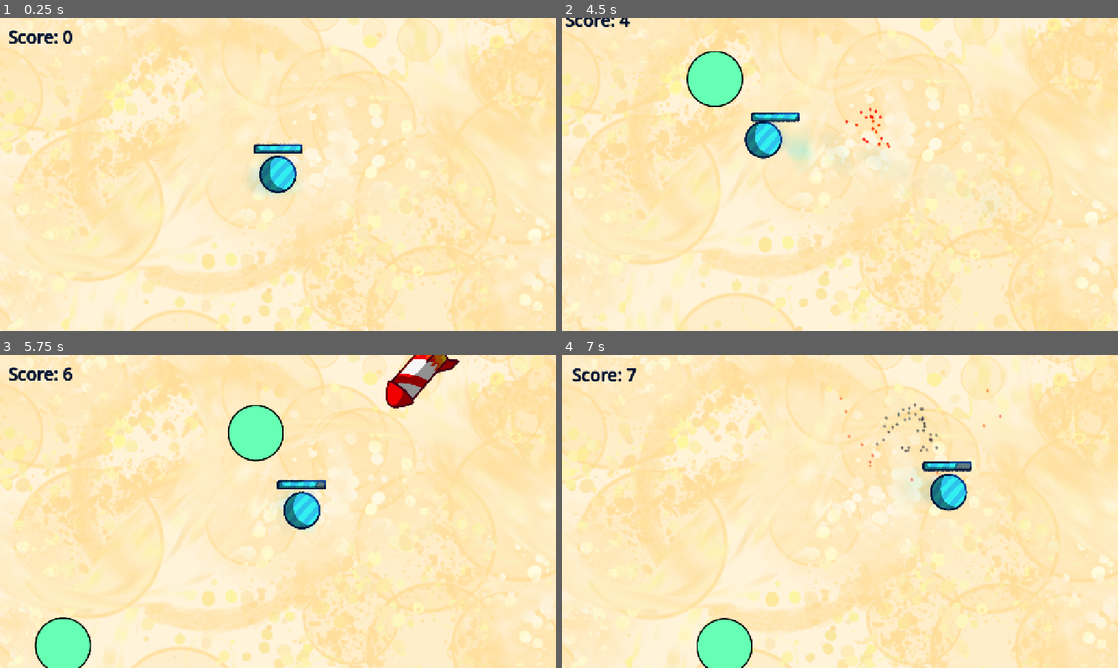
Above: before the commit, frames 1-4 (two rows, left to right).
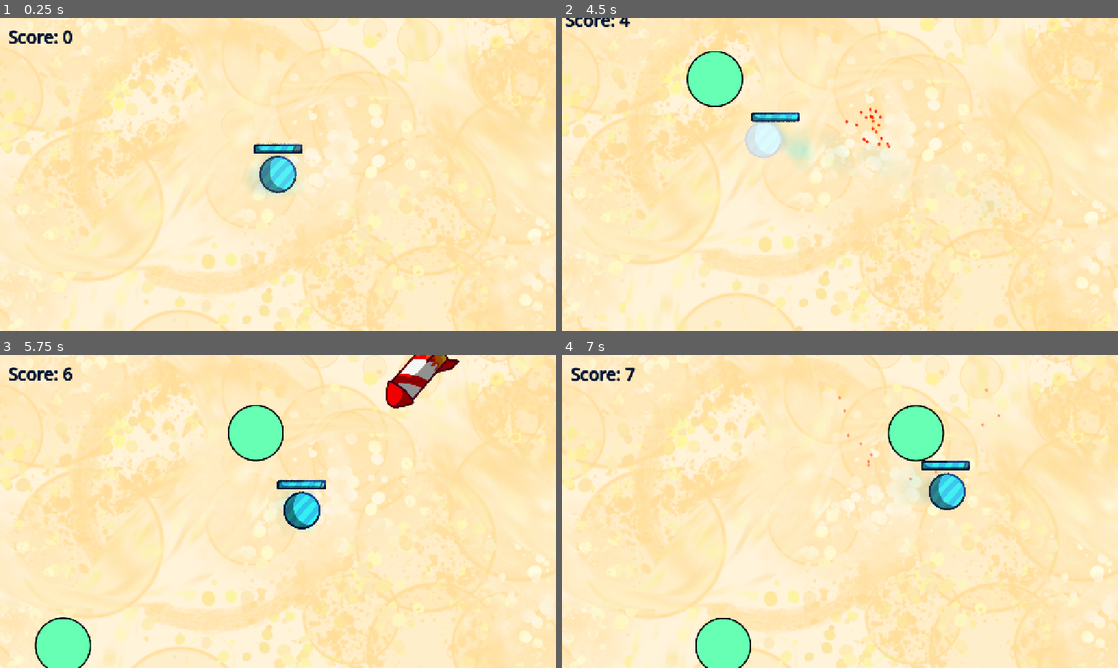
Above: after the commit, the same moments.

Repository: onebobtwobobredbobbluebob/dot-dodge-game
Game: Godot game, scene res://main/main.tscn
Same seed, same stepped clock (60 frames per second), same inputs: the game is played once before the commit and once after it.
Inputs (mouse positions are in pixels of both pictures, inside the frame that each line leads up to):
- Up to frame 1 (0.25 s): no input
- Up to frame 2 (4.5 s): tap Enter at 0.5 s; move the mouse to (962, 158) at 0.52 s; hold Right 0.53-1.28 s; tap Alt at 0.6, 2.1, 3.6 s; click (962, 158) at 0.67 s; move the mouse to (728, 190) at 1.27 s; hold Down 1.28-2.03 s; tap Shift at 1.35, 2.85, 4.35 s; move the mouse to (895, 105) at 2.02 s; hold Right 2.03-2.78 s; move the mouse to (812, 237) at 2.77 s; hold Up 2.78-3.53 s; click (812, 237) at 2.92 s; move the mouse to (1006, 221) at 3.52 s; hold Left from 3.53 s (still down); move the mouse to (673, 127) at 4.27 s
- Up to frame 3 (5.75 s): move the mouse to (305, 511) at 5.02 s; release Left at 5.03 s; hold Down from 5.03 s (still down); tap Alt at 5.1 s; click (305, 511) at 5.17 s
- Up to frame 4 (7 s): move the mouse to (756, 433) at 5.77 s; release Down at 5.78 s; hold Right 5.78-6.53 s; tap Shift at 5.85 s; move the mouse to (962, 495) at 6.52 s; hold Up from 6.53 s (still down); tap Alt at 6.6 s

The runs differ from the first frame. In frame 1, 0.7% of the frame differs, in the area x 46-54%, y 40-56%; in frame 2, 0.7%; in frame 3, less than 0.1%; in frame 4, 5.1%, in the area x 0-100%, y 0-100%.

Commit message:
adding health bar effects

Diff:
--- a/enemies/rocket.gd
+++ b/enemies/rocket.gd
@@ -38,7 +38,7 @@
 	#print(position.y - -GameState.CENTER.y)
 	if get_overlapping_bodies().has(GameState.player):
 		#print("nji4hufbwejh4e")
-		GameState.player.get_hit(10)
+		GameState.player.get_hit(10, 2)
 		delete()
 	for item in get_overlapping_areas():
 		#print(item)
@@ -53,10 +53,10 @@
 	var dist: float = (position - GameState.player.position).length()
 	if dist < 100:
 		dist = 100
-	print()
-	print(dist)
+	#print()
+	#print(dist)
 	var shake: float = 7000 / dist
-	print(shake)
+	#print(shake)
 	GameState.camera.shake += shake
 	#GameState.camera.zoom = Vector2(0.9, 0.9)
 	add_sibling(explosion)
--- a/enemies/saw.gd
+++ b/enemies/saw.gd
@@ -5,6 +5,7 @@
 var mode: bool = randf_range(0, 2) > 1
 var speed: float = 3
 var angular_vel: float = 0
+var damage_cooldown: float = 0
 func _ready() -> void:
 	if mode:
 		position = Vector2(GameState.CENTER.x + 80, randf_range(-GameState.CENTER.y, GameState.CENTER.y))
@@ -20,13 +21,27 @@
 	else:
 		position.x += speed
 
+	if abs(position.x) > (GameState.CENTER.x + 100):
+		#print("dedx")
+		queue_free()
+	if abs(position.y) > (GameState.CENTER.y + 100):
+		#print("dedy")
+		queue_free()
+
 	if get_overlapping_bodies().has(GameState.player):
 		#print("nji4hufbwejh4e")
-		GameState.player.get_hit(10)
-		var explosion = EXPLOSION.instantiate()
-		explosion.position = position
-		explosion.position += transform.x * 30
-		GameState.camera.shake += 30
-		#GameState.camera.zoom = Vector2(0.9, 0.9)
-		add_sibling(explosion)
-		queue_free()
+		if damage_cooldown < 0:
+			GameState.player.get_hit(1, 0.7)
+			#delete()
+			GameState.camera.shake += 3
+			damage_cooldown = 0.1
+	damage_cooldown -= delta
+
+func delete():
+	var explosion = EXPLOSION.instantiate()
+	explosion.position = position
+	explosion.position += transform.x * 30
+	GameState.camera.shake += 30
+	#GameState.camera.zoom = Vector2(0.9, 0.9)
+	add_sibling(explosion)
+	queue_free()
--- a/main/main.gd
+++ b/main/main.gd
@@ -14,6 +14,8 @@
 			$Label2.set_score(int(round(GameState.timer)))
 		if GameState.player.health <= 0:
 			timer += delta
-			GameState.camera.shake = 50
+			GameState.camera.shake += delta * 5
+			if GameState.camera.shake < 50:
+				GameState.camera.shake = 50
 		else:
 			timer = 0
--- a/player/player.gd
+++ b/player/player.gd
@@ -2,8 +2,10 @@
 
 var speed: float = 0
 var old_pos: Vector2 = position
-var max_health: float = 5
-var health: float = 5
+var max_health: float = 100
+var health: float = 100
+var flash_timer: float = 0
+var flash: float = 1
 
 func _ready() -> void:
 	GameState.player = self
@@ -27,5 +29,10 @@
 	if speed > 40:
 		speed = 40
 	old_pos = position
-func get_hit(damage: float):
-	health -= 1
+
+	flash = lerp(flash, 0.0, 1 - pow(0.0005, delta))
+	$Sprite2D/WhiteOverlay.modulate.a = flash
+
+func get_hit(damage: float, flash_time: float):
+	flash = flash_time
+	health -= damage
--- a/player/player.tscn
+++ b/player/player.tscn
@@ -3,6 +3,7 @@
 [ext_resource type="Script" uid="uid://coj1643u2kjr7" path="res://player/player.gd" id="1_rkbax"]
 [ext_resource type="Texture2D" uid="uid://cjj4biydunsnd" path="res://assets/dot.png" id="2_rkbax"]
 [ext_resource type="Texture2D" uid="uid://f6vcvrybpkr2" path="res://assets/particle_1.png" id="3_g1dw6"]
+[ext_resource type="Texture2D" uid="uid://bgnjmqhaewv03" path="res://assets/white_overlay.png" id="4_yw30f"]
 
 [sub_resource type="Gradient" id="Gradient_yw30f"]
 offsets = PackedFloat32Array(0, 0.0882353, 0.3137255)
@@ -44,5 +45,10 @@
 shape = SubResource("CircleShape2D_d5n2w")
 
 [node name="Sprite2D" type="Sprite2D" parent="." unique_id=1571529856]
+clip_children = 2
 scale = Vector2(0.5, 0.5)
 texture = ExtResource("2_rkbax")
+
+[node name="WhiteOverlay" type="Sprite2D" parent="Sprite2D" unique_id=629727572]
+modulate = Color(1, 1, 1, 0)
+texture = ExtResource("4_yw30f")
--- a/ui/health.gd
+++ b/ui/health.gd
@@ -10,5 +10,7 @@
 	elif GameState.player.health == 0:
 		x = -236
 	else:
-		x = (GameState.player.health / GameState.player.max_health) * 233 + -236
-	$Sprite2D3/Sprite2D.position.x += (x - $Sprite2D3/Sprite2D.position.x) * 0.05
+		x = (GameState.player.health / GameState.player.max_health) * 230 + -233
+	$Sprite2D3/HealthInsides.position.x += (x - $Sprite2D3/HealthInsides.position.x) * 0.05
+	if abs(x - $Sprite2D3/HealthInsides.position.x) < 0.6:
+		$Sprite2D3/HealthFlashEffect.position.x += ($Sprite2D3/HealthInsides.position.x - $Sprite2D3/HealthFlashEffect.position.x) * 0.1
--- a/ui/health.tscn
+++ b/ui/health.tscn
@@ -4,6 +4,7 @@
 [ext_resource type="Texture2D" uid="uid://gtkcs5ldyft1" path="res://assets/health_bar_empty.png" id="2_u6yb3"]
 [ext_resource type="Texture2D" uid="uid://c2ig8m2tjn6q0" path="res://assets/health_bar_fillings.png" id="3_2lrnv"]
 [ext_resource type="Texture2D" uid="uid://ciiil77tcqjsm" path="res://assets/health_bar_shadows.png" id="4_nmrkx"]
+[ext_resource type="Script" uid="uid://dxqvra3haydqf" path="res://ui/health_flash_effect.gd" id="4_u6yb3"]
 [ext_resource type="Texture2D" uid="uid://bv1vucs5joabv" path="res://assets/health_bar_outline.png" id="5_du5ao"]
 
 [node name="Health" type="Node2D" unique_id=1775163025]
@@ -13,8 +14,13 @@
 clip_children = 2
 texture = ExtResource("2_u6yb3")
 
-[node name="Sprite2D" type="Sprite2D" parent="Sprite2D3" unique_id=1032637442]
-position = Vector2(-3, 0)
+[node name="HealthFlashEffect" type="Sprite2D" parent="Sprite2D3" unique_id=1135834547]
+position = Vector2(-50, 0)
+texture = ExtResource("3_2lrnv")
+script = ExtResource("4_u6yb3")
+
+[node name="HealthInsides" type="Sprite2D" parent="Sprite2D3" unique_id=1032637442]
+position = Vector2(-91, 0)
 texture = ExtResource("3_2lrnv")
 
 [node name="Sprite2D2" type="Sprite2D" parent="Sprite2D3" unique_id=611524799]
--- /dev/null
+++ b/ui/health_flash_effect.gd
@@ -0,0 +1,5 @@
+extends Sprite2D
+
+func _process(delta: float) -> void:
+	modulate.v = 10000
+	modulate.a = 0.6
--- a/world/world.gd
+++ b/world/world.gd
@@ -11,44 +11,6 @@
 		var saw = SAW.instantiate()
 		$Enemies.add_child(rocket)
 		$Enemies.add_child(saw)
-		if GameState.timer > 10:
-			if randf_range(0, 1) > 0.4:
-				var rocket2 = ROCKET.instantiate()
-				$Enemies.add_child(rocket2)
-		if GameState.timer > 18:
-			if randf_range(0, 1) > 0.4:
-				var rocket3 = ROCKET.instantiate()
-				$Enemies.add_child(rocket3)
-		if GameState.timer > 25:
-			if randf_range(0, 1) > 0.4:
-				var rocket4 = ROCKET.instantiate()
-				$Enemies.add_child(rocket4)
-			if randf_range(0, 1) > 0.4:
-				var rocket42 = ROCKET.instantiate()
-				$Enemies.add_child(rocket42)
-		if GameState.timer > 35:
-			if randf_range(0, 1) > 0.4:
-				var rocket5 = ROCKET.instantiate()
-				$Enemies.add_child(rocket5)
-			if randf_range(0, 1) > 0.4:
-				var rocket52 = ROCKET.instantiate()
-				$Enemies.add_child(rocket52)
-			if randf_range(0, 1) > 0.4:
-				var rocket53 = ROCKET.instantiate()
-				$Enemies.add_child(rocket53)
-		if GameState.timer > 35:
-			if randf_range(0, 1) > 0.2:
-				var rocket6 = ROCKET.instantiate()
-				$Enemies.add_child(rocket6)
-			if randf_range(0, 1) > 0.2:
-				var rocket62 = ROCKET.instantiate()
-				$Enemies.add_child(rocket62)
-			if randf_range(0, 1) > 0.2:
-				var rocket63 = ROCKET.instantiate()
-				$Enemies.add_child(rocket63)
-			if randf_range(0, 1) > 0.2:
-				var rocket64 = ROCKET.instantiate()
-				$Enemies.add_child(rocket64)
 		goal = randf_range(2 / (1 + (GameState.timer / 20)), 5 / (1 + (GameState.timer / 40)))
 		timer = 0
 	timer += delta
Binary file added: assets/health_bar_fillings_white.png
Not shown, added: assets/health_bar_fillings_white.png.import
Binary file added: assets/white_overlay.png
Not shown, added: assets/white_overlay.png.import
Not shown, changed: export_presets.cfg
Not shown, added: ui/health_flash_effect.gd.uid
